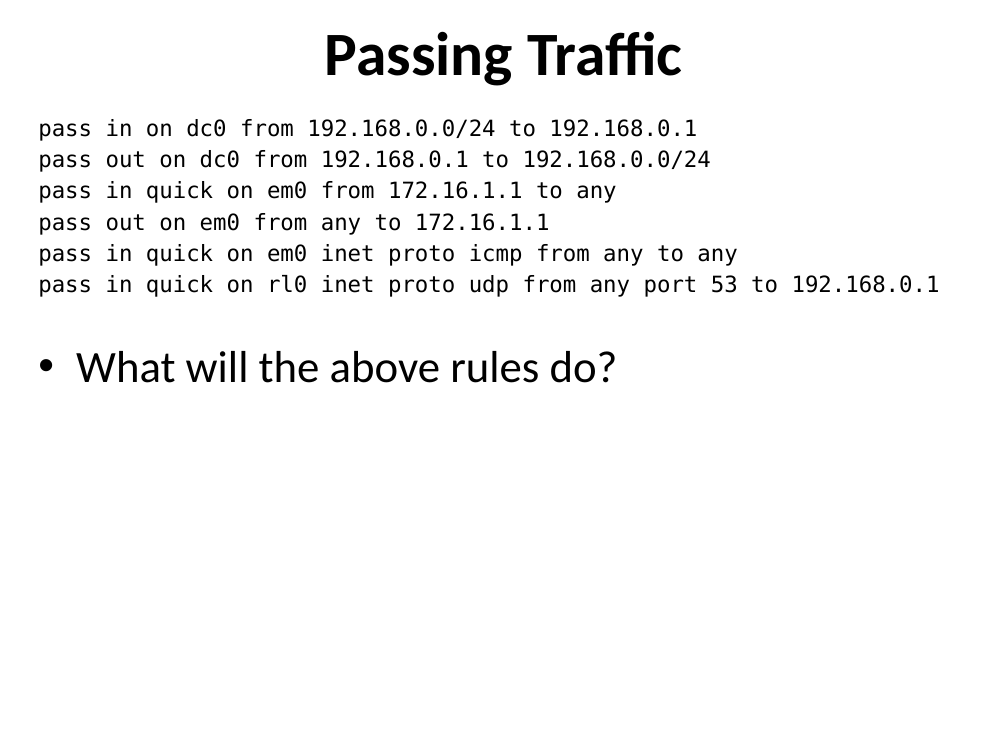
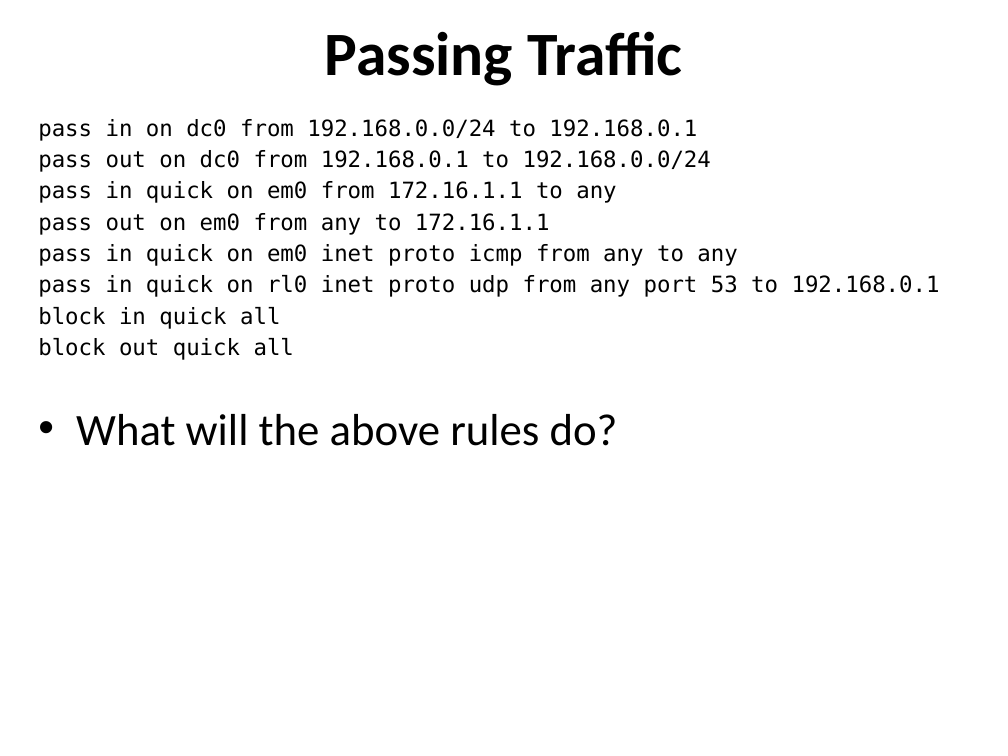
Before and after one commit to afnog/sse, a slide deck: slide 21 of firewalls/Firewalling in FreeBSD-v1.pptx (slide 19 before the commit). Drawn at 1008x756 pixels with LibreOffice and Linux fonts; fonts in the diff are those of the drawing. Boxes give left, top, right and bottom in pixels: in the first picture for what was removed or moved away, otherwise in the second. Text is boxed around its words. In the diff, an @@ line names an element or a change of style, - is before the commit and + after.

```diff
--- a/firewalls/Firewalling in FreeBSD-v1.pptx
+++ b/firewalls/Firewalling in FreeBSD-v1.pptx
@@ text at box(38, 307, 294, 360): paragraphs added @@
+block in quick all
+block out quick all
```
Also in this commit, not shown: 4 other slides changed, 1 slide added.
